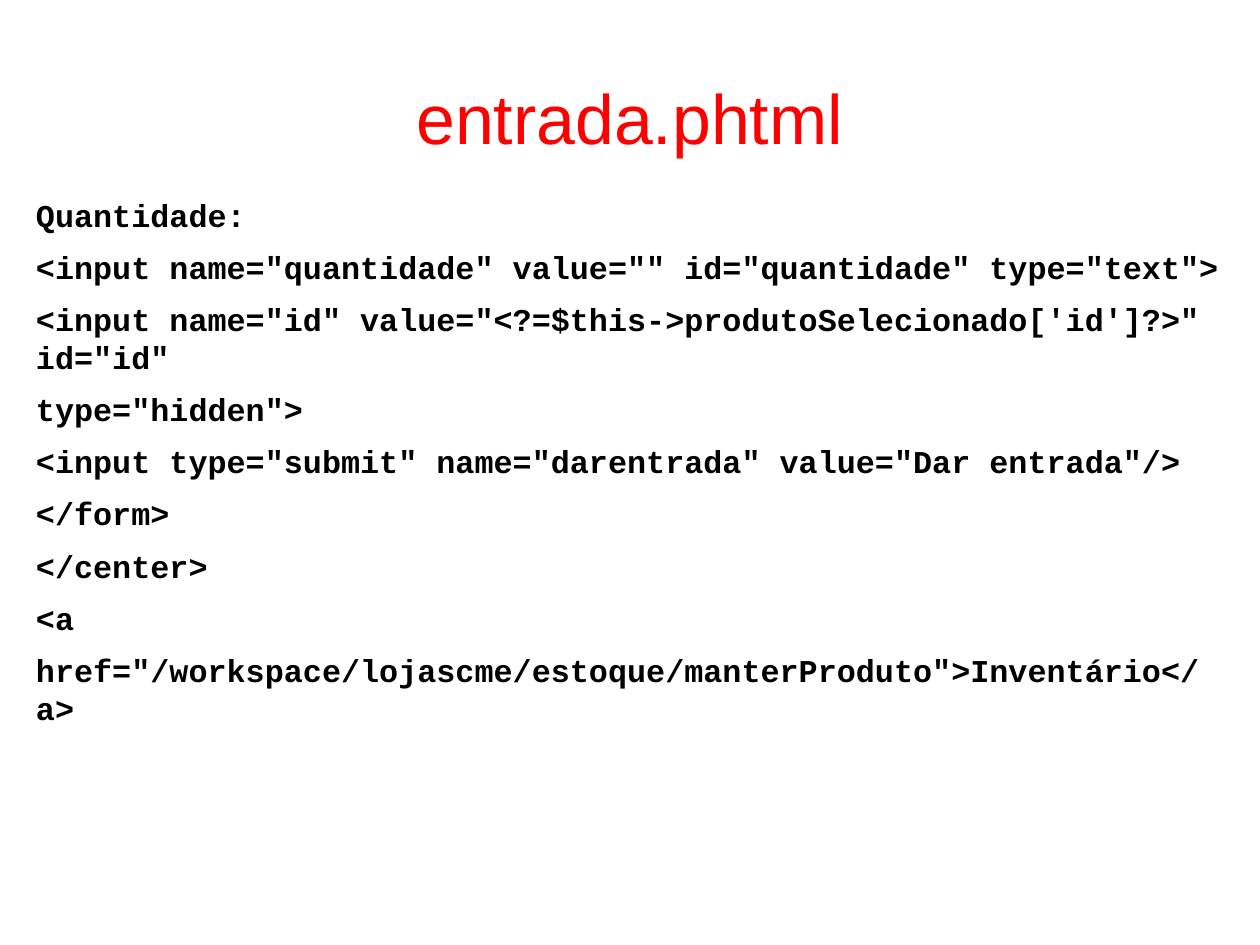
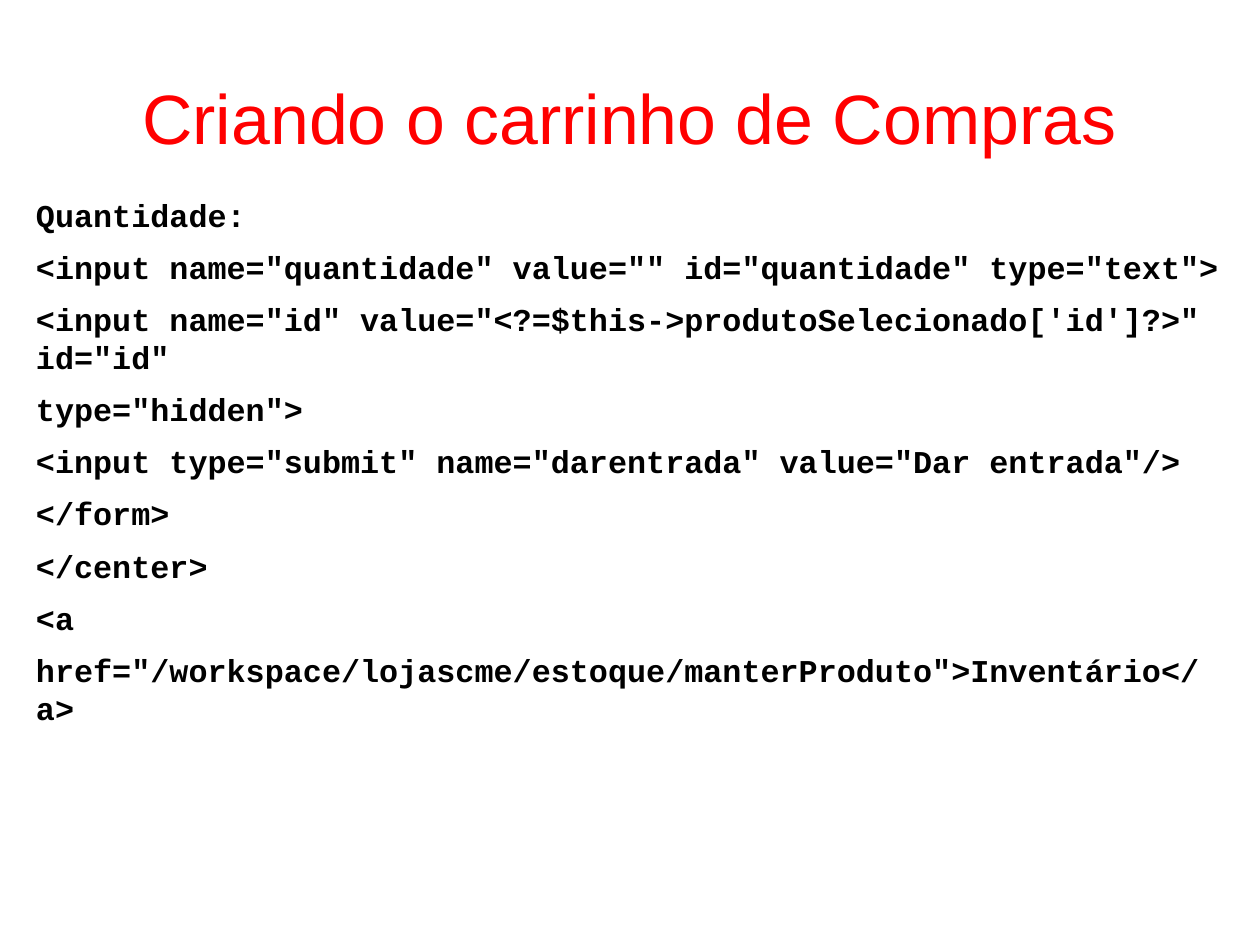
Before and after one commit to fgsl/lojasacme, a slide deck: slide 155 of docs/tutorial.odp. Drawn at 1260x945 pixels with LibreOffice and Linux fonts; fonts in the diff are those of the drawing. Boxes give left, top, right and bottom in pixels: in the first picture for what was removed or moved away, otherwise in the second. Text is boxed around its words. In the diff, an @@ line names an element or a change of style, - is before the commit and + after.

```diff
--- a/docs/tutorial.odp
+++ b/docs/tutorial.odp
@@ title at [142, 93, 1116, 157]: text changed @@
-entrada.phtml
+Criando o carrinho de Compras
```
Also in this commit, not shown: 62 other slides changed, 2 other files.
